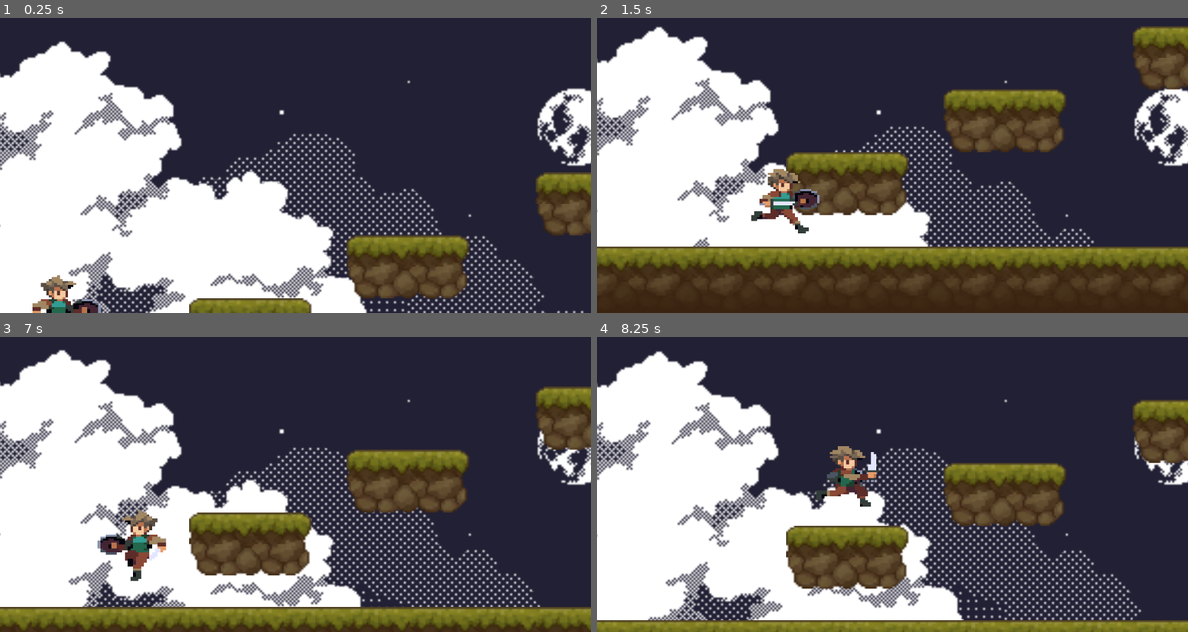
Above: before the commit, frames 1-4 (two rows, left to right).
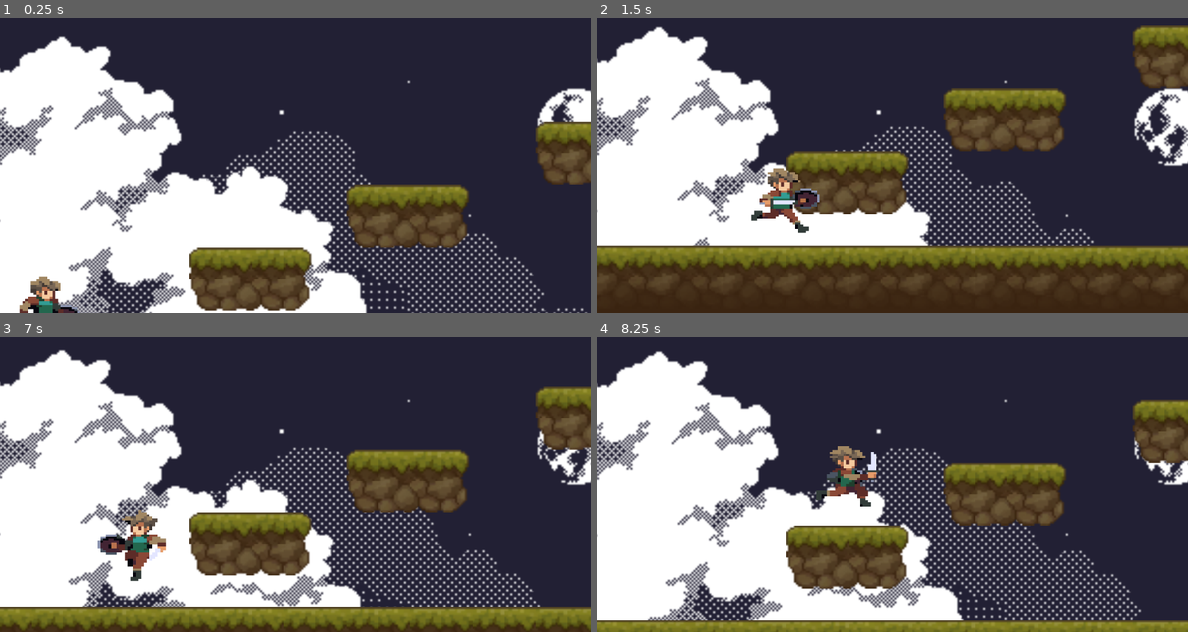
Above: after the commit, the same moments.

Repository: arthurvieirasilvaa/medieval2D-platformer
Game: Godot game, scene res://scene/battle.tscn
Same seed, same stepped clock (60 frames per second), same inputs: the game is played once before the commit and once after it. This scene is started directly instead of the project's main scene.
Inputs:
- Up to frame 1 (0.25 s): no input
- Up to frame 2 (1.5 s): hold D (right) from 0.53 s (still down); tap W (jump) at 0.77 s
- Up to frame 3 (7 s): tap W (jump) at 1.52, 3.02, 3.77, 4.52, 6.02, 6.77 s; release D (right) at 2.03 s; hold A (left) 2.03-2.78 s; hold D (right) 2.78-4.28 s; hold A (left) 4.28-5.03 s; hold D (right) 5.03-5.78 s; hold A (left) from 5.78 s (still down)
- Up to frame 4 (8.25 s): release A (left) at 7.28 s; hold D (right) from 7.28 s (still down); tap W (jump) at 7.52 s

The runs differ from the first frame. In frame 1, 27% of the frame differs, in the area x 0-100%, y 6-100%; in frame 2, 1.2%; in frame 3, less than 0.1%; in frame 4, nothing differs.

Commit message:
Adicionei a detecção quando o Player chega no final da primeira fase

Diff:
--- /dev/null
+++ b/entities/level_end.tscn
@@ -0,0 +1,16 @@
+[gd_scene load_steps=3 format=3 uid="uid://cufpa5vgfwfxv"]
+
+[ext_resource type="Script" uid="uid://id7uffc0njo8" path="res://scripts/level_end.gd" id="1_y82ty"]
+
+[sub_resource type="RectangleShape2D" id="RectangleShape2D_4bc8j"]
+
+[node name="LevelEnd" type="Area2D"]
+collision_layer = 8
+collision_mask = 2
+script = ExtResource("1_y82ty")
+
+[node name="CollisionShape2D" type="CollisionShape2D" parent="."]
+shape = SubResource("RectangleShape2D_4bc8j")
+debug_color = Color(4.81308e-08, 0.630752, 0.469313, 0.42)
+
+[connection signal="body_entered" from="." to="." method="_on_body_entered"]
--- a/entities/player.tscn
+++ b/entities/player.tscn
@@ -255,6 +255,8 @@
 
 [node name="Player" type="CharacterBody2D" groups=["Player"]]
 z_index = 1
+collision_layer = 2
+collision_mask = 9
 script = ExtResource("1_b0kkn")
 
 [node name="CollisionShape2D" type="CollisionShape2D" parent="."]
--- a/project.godot
+++ b/project.godot
@@ -48,6 +48,13 @@
 ]
 }
 
+[layer_names]
+
+2d_physics/layer_1="terrain"
+2d_physics/layer_2="player"
+2d_physics/layer_3="enemies"
+2d_physics/layer_4="level_end"
+
 [rendering]
 
 renderer/rendering_method="mobile"
--- a/scene/battle.tscn
+++ b/scene/battle.tscn
@@ -862,12 +862,13 @@
 
 [sub_resource type="TileSet" id="TileSet_0okv5"]
 physics_layer_0/collision_layer = 1
+physics_layer_0/collision_mask = 6
 sources/1 = SubResource("TileSetAtlasSource_soyo5")
 
 [node name="Battle" type="Node2D"]
 
 [node name="Player" parent="." instance=ExtResource("1_afp2b")]
-position = Vector2(29, 178)
+position = Vector2(26, 226)
 
 [node name="TileMaps" type="Node" parent="."]
 
--- a/scene/forest.tscn
+++ b/scene/forest.tscn
@@ -9,6 +9,7 @@
 [ext_resource type="Texture2D" uid="uid://d2lh4sfkfwe8g" path="res://sprites/forest/background/background_layer_2.png" id="4_v5bin"]
 [ext_resource type="Texture2D" uid="uid://dhdmfe2cscb8x" path="res://sprites/forest/background/background_layer_1.png" id="5_e3l50"]
 [ext_resource type="PackedScene" uid="uid://b7vcy0txhjwws" path="res://entities/camera.tscn" id="8_qxlj4"]
+[ext_resource type="PackedScene" uid="uid://cufpa5vgfwfxv" path="res://entities/level_end.tscn" id="10_jxvlp"]
 
 [sub_resource type="TileSetAtlasSource" id="TileSetAtlasSource_jo4av"]
 texture = ExtResource("3_jo4av")
@@ -420,6 +421,9 @@
 [sub_resource type="TileSet" id="TileSet_gwku7"]
 sources/1 = SubResource("TileSetAtlasSource_jo4av")
 
+[sub_resource type="RectangleShape2D" id="RectangleShape2D_gwku7"]
+size = Vector2(20, 144)
+
 [node name="Forest" type="Node2D"]
 metadata/_edit_vertical_guides_ = [2319.0]
 
@@ -497,3 +501,12 @@
 limit_top = 0
 limit_right = 2319
 limit_bottom = 220
+
+[node name="LevelEnd" parent="." instance=ExtResource("10_jxvlp")]
+position = Vector2(2316, 131)
+
+[node name="CollisionShape2D" parent="LevelEnd" index="0"]
+position = Vector2(0, -59)
+shape = SubResource("RectangleShape2D_gwku7")
+
+[editable path="LevelEnd"]
--- /dev/null
+++ b/scripts/level_end.gd
@@ -0,0 +1,6 @@
+extends Area2D
+
+
+
+func _on_body_entered(body: Node2D) -> void:
+	print("Passou de fase")
--- a/tiles/terrain.tres
+++ b/tiles/terrain.tres
@@ -633,6 +633,7 @@
 
 [resource]
 physics_layer_0/collision_layer = 1
+physics_layer_0/collision_mask = 6
 sources/0 = SubResource("TileSetAtlasSource_33cqm")
 pattern_0 = SubResource("TileMapPattern_jtj14")
 pattern_1 = SubResource("TileMapPattern_udkip")
Not shown: 1 places in scene/forest.tscn that only renumber resources
Not shown, added: scripts/level_end.gd.uid
